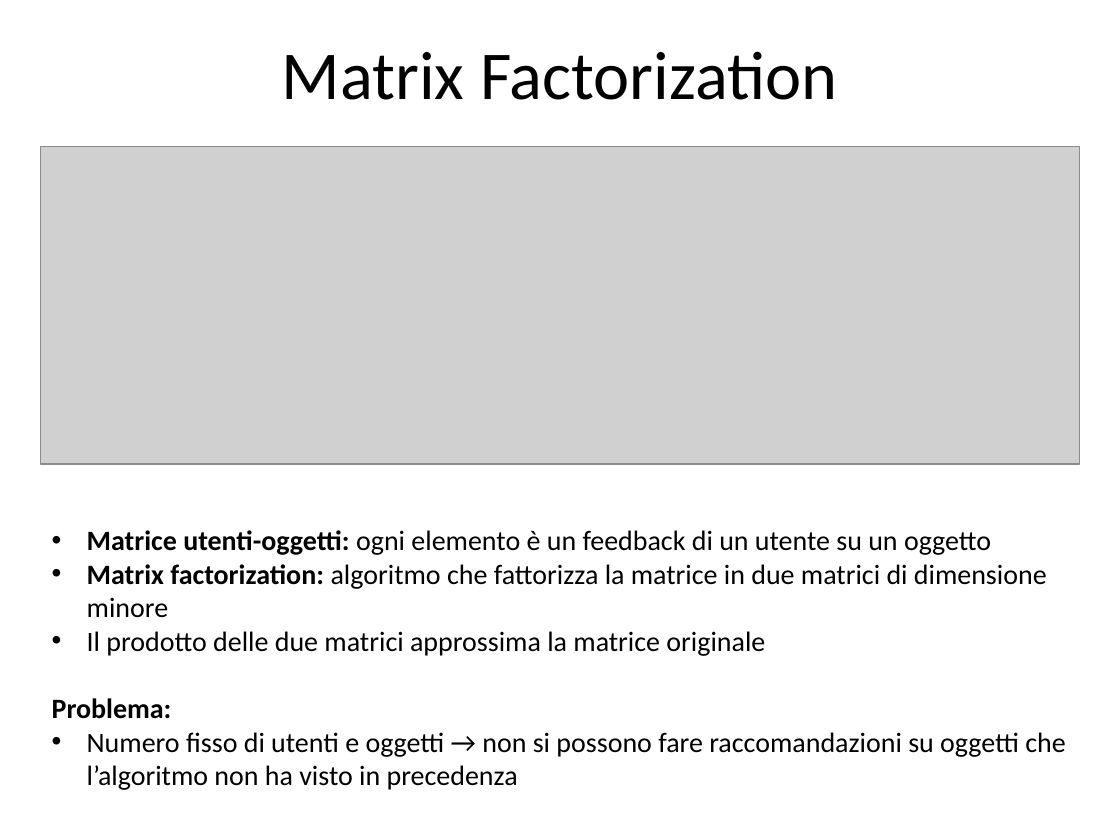
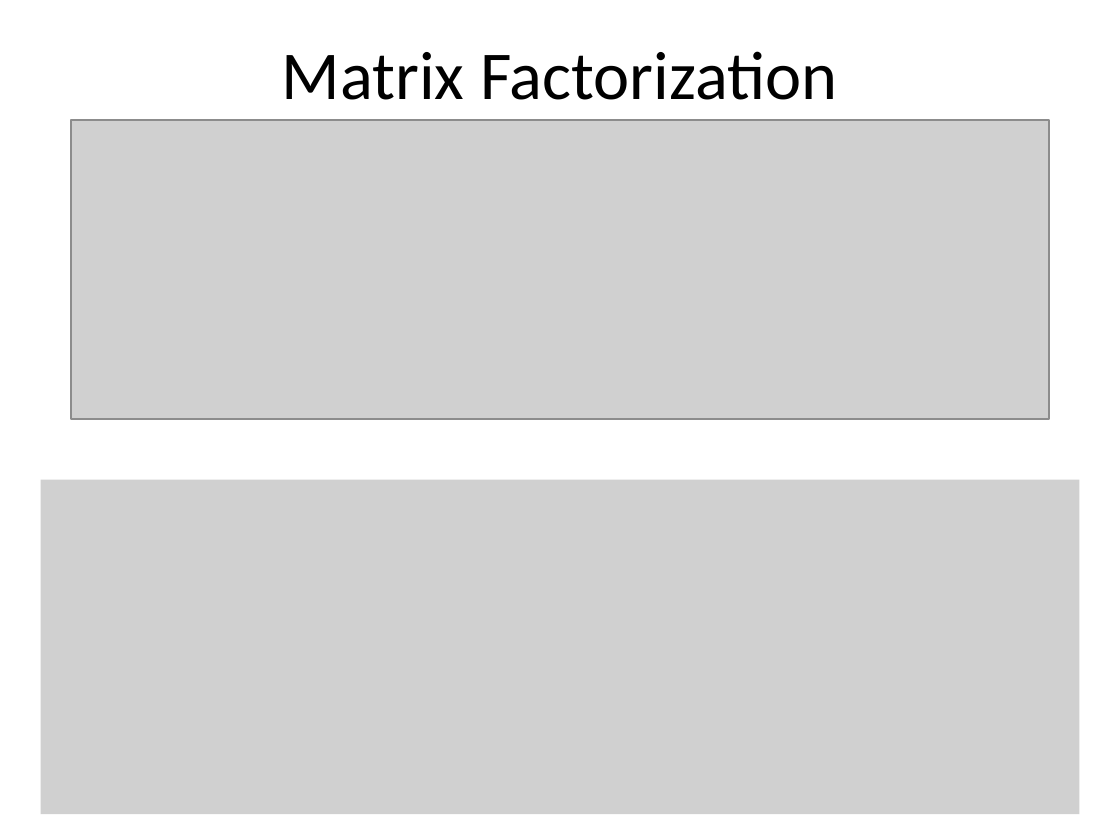
Before and after one commit to CriptHunter/tesi, a slide deck: slide 4 of presentazione/presentazione.pptx. Drawn at 1120x840 pixels with LibreOffice and Linux fonts; fonts in the diff are those of the drawing; grey boxes stand for pictures. Boxes give left, top, right and bottom in pixels: in the first picture for what was removed or moved away, otherwise in the second. Text is boxed around its words. In the diff, an @@ line names an element or a change of style, - is before the commit and + after.

Commit message:
powerpoint draft 5

```diff
--- a/presentazione/presentazione.pptx
+++ b/presentazione/presentazione.pptx
@@ picture resized from (x1=40, y1=147, x2=1079, y2=464) to (x1=71, y1=120, x2=1048, y2=419) @@
@@ picture added at (x1=40, y1=479, x2=1079, y2=814) @@
@@ text removed at (x1=52, y1=530, x2=1065, y2=790) @@
-• Matrice utenti-oggetti: ogni elemento è un feedback di un utente su un oggetto
-• Matrix factorization: algoritmo che fattorizza la matrice in due matrici di dimensione minore
-• Il prodotto delle due matrici approssima la matrice originale
-Problema:
-• Numero fisso di utenti e oggetti → non si possono fare raccomandazioni su oggetti che l’algoritmo non ha visto in precedenza
```
Also in this commit, not shown: 3 other slides changed, 1 slide added, 1 slide removed, 2 other files.
